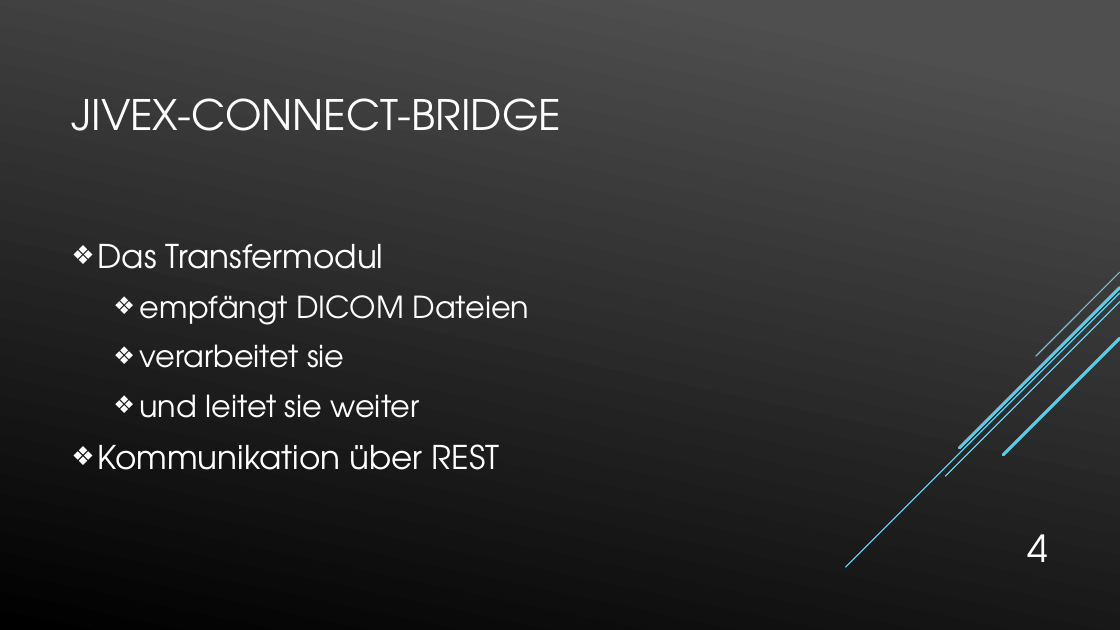
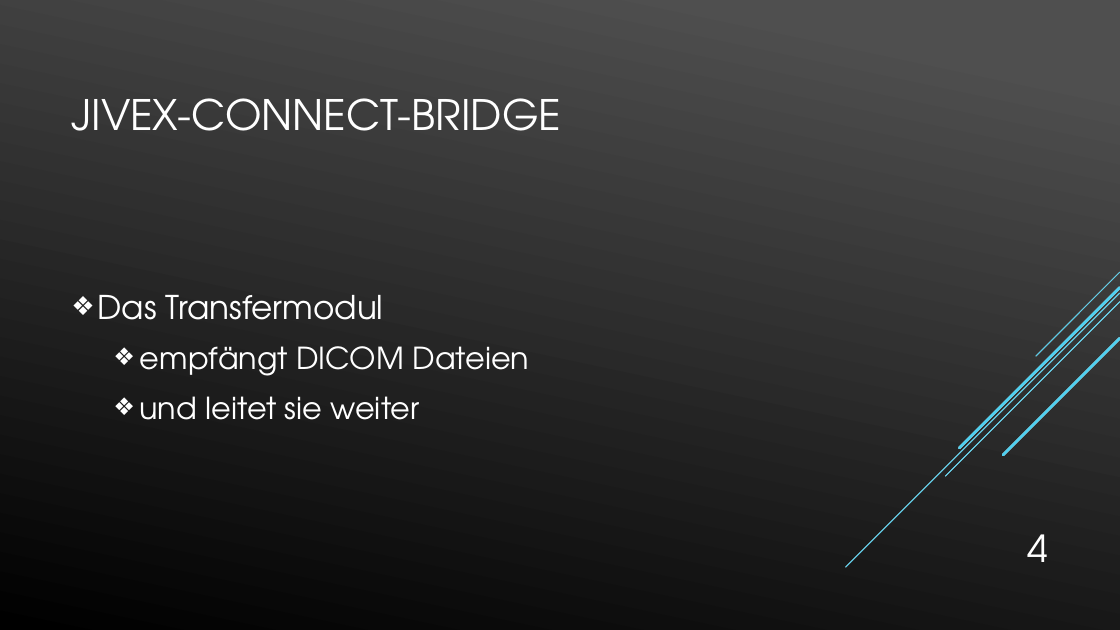
Before and after one commit to Tura92/Bachelorarbeit, a slide deck: slide 4 of Kolloquium Präsentation.pptx. Drawn at 1120x630 pixels with LibreOffice and Linux fonts; fonts in the diff are those of the drawing. Boxes give left, top, right and bottom in pixels: in the first picture for what was removed or moved away, otherwise in the second. Text is boxed around its words. In the diff, an @@ line names an element or a change of style, - is before the commit and + after.

```diff
--- a/Kolloquium Präsentation.pptx
+++ b/Kolloquium Präsentation.pptx
@@ text at (140, 344, 345, 368): paragraph removed @@
-  ❖ verarbeitet sie
@@ text at (98, 444, 499, 470): paragraph removed @@
-❖ Kommunikation über REST
```
Also in this commit, not shown: 5 other slides changed, 1 slide added, 3 other files.
